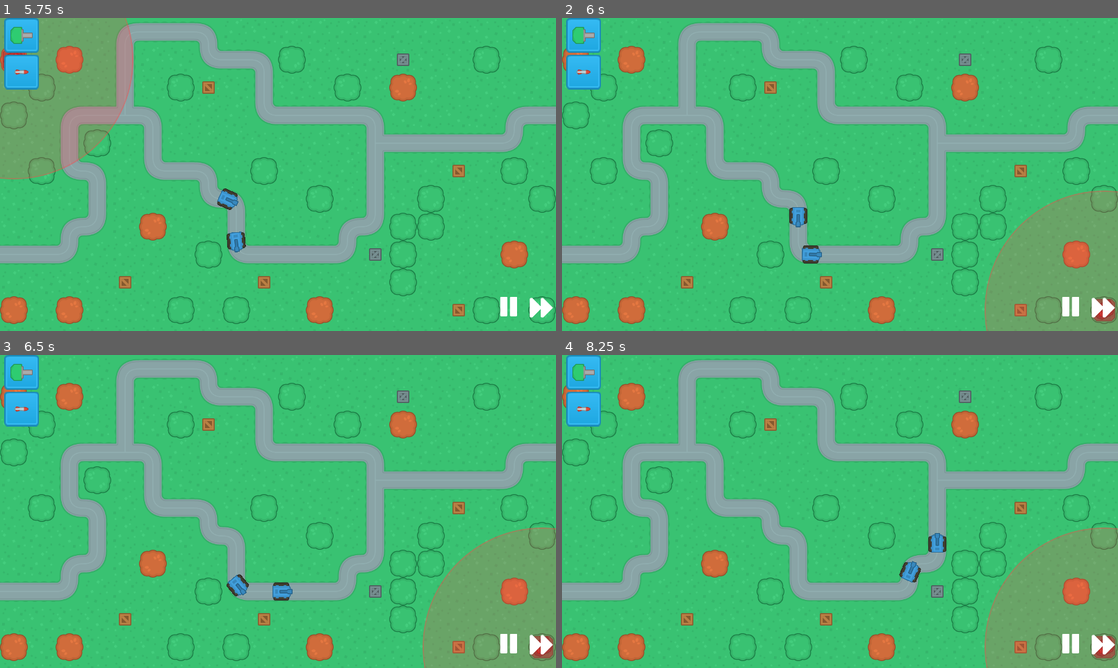
Above: before the commit, frames 1-4 (two rows, left to right).
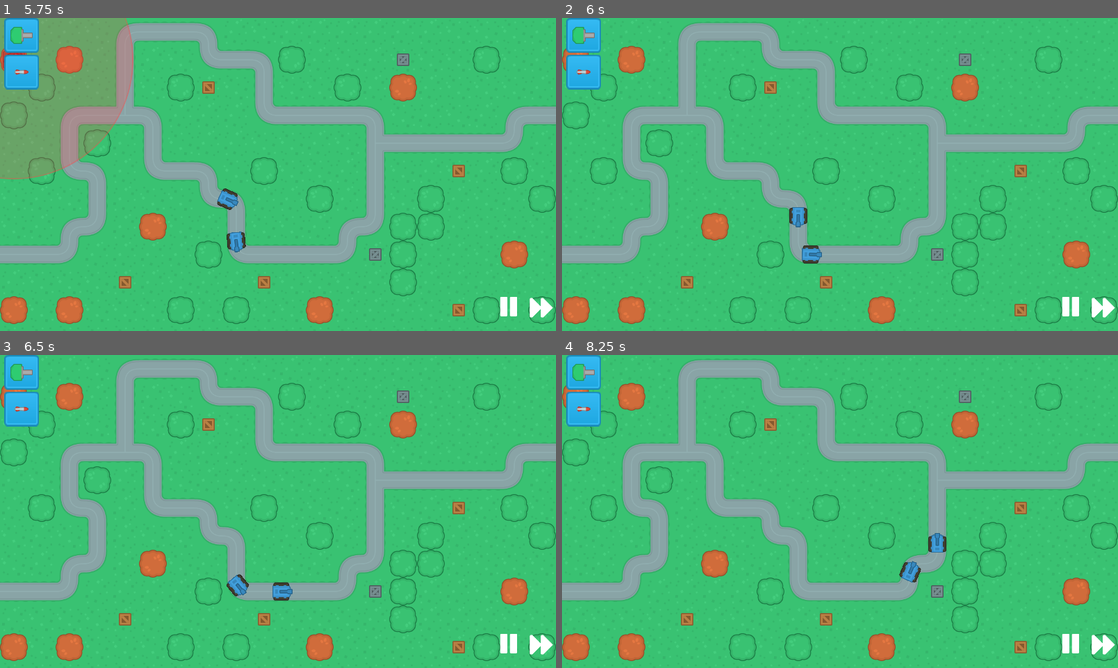
Above: after the commit, the same moments.

Repository: probitie/towerdefence
Game: Godot game, scene res://SceneHandler.tscn
Two runs of this game, one before a commit and one after it. Both use one fixed random seed, a clock stepped at 60 frames per second and the inputs below.
Inputs (mouse positions are in pixels of both pictures, inside the frame that each line leads up to):
- Up to frame 1 (5.75 s): click "New Game" at 0.5 s; click (505, 305) at 1.25 s; click (539, 305) at 2 s; click (22, 36) at 2.75 s; click (22, 71) at 3.5 s; click (22, 36) at 4.25 s; click (22, 71) at 5 s
- Up to frame 2 (6 s): click (1101, 305) at 5.75 s
- Up to frame 3 (6.5 s): no input
- Up to frame 4 (8.25 s): click (584, 373) at 6.5 s; click (584, 408) at 7.25 s; click (1101, 642) at 8 s

Frame 1 is identical in both runs. In frame 2, 8.3% of the frame differs, in the area x 76-100%, y 55-100%; in frame 3, 8.3%; in frame 4, 8.3%.

Commit message:
minor fix

Diff:
--- a/scenes/main/UI.gd
+++ b/scenes/main/UI.gd
@@ -36,6 +36,9 @@
 ## Game Control functions
 ##
 func _on_PausePlay_pressed():
+	if get_parent().build_mode:
+		get_parent().cancel_build_mode()
+
 	if get_tree().is_paused():
 		get_tree().paused = false
 	elif get_parent().current_wave == 0:
@@ -46,6 +49,8 @@
 
 
 func _on_SpeedUp_pressed():
+	if get_parent().build_mode:
+		get_parent().cancel_build_mode()
 	if Engine.get_time_scale() == 2.0:
 		Engine.set_time_scale(1.0)
 	else:
